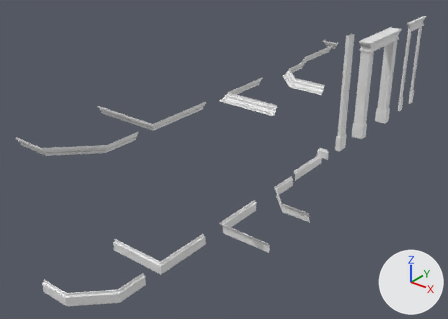
Renders of the FBX model Project Dreamer/Assets/Assets/Modular Assets/TrimPieces.fbx from each side of a commit.
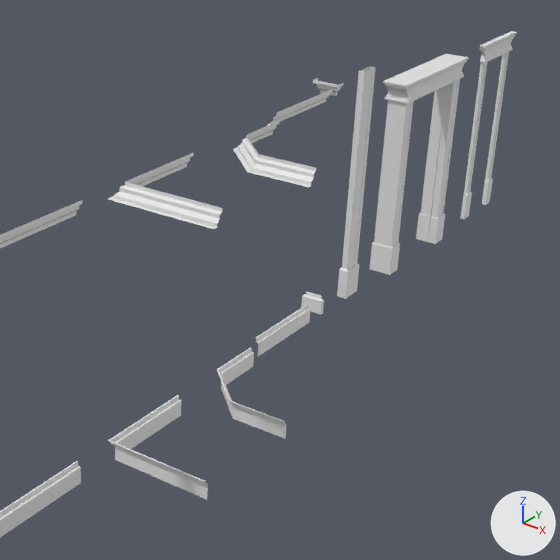
There are two pictures of each version: one whole from a camera (50 mm lens) standing at (5.69, -10.27, 5.68) and looking at (-0.9, -2.03, 0.57), one close up on the part from 37% to 100% of the width and 0% to 89% of the height. Arrows for +X, +Y and +Z are at lower right; the lights stay in place. The first two pictures are the older version. Where no turn or scale is listed for an object, it has been applied to the vertices.

In view in the first close-up: 'TrimBaseInnerCorner45Model', 'TrimBaseInnerCornerModel', 'TrimBaseModel', 'TrimBaseOuterCornerModel', 'TrimCrownInnerCorner45Model', 'TrimCrownInnerCornerModel', 'TrimCrownOuterCornerModel', 'TrimDoorframeModelModel', 'TrimPillarModelModel', 'Wall1MShelvesModel.001' and 3 more.
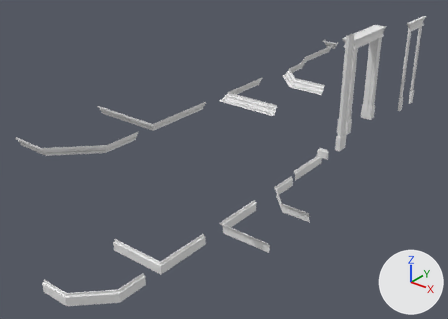
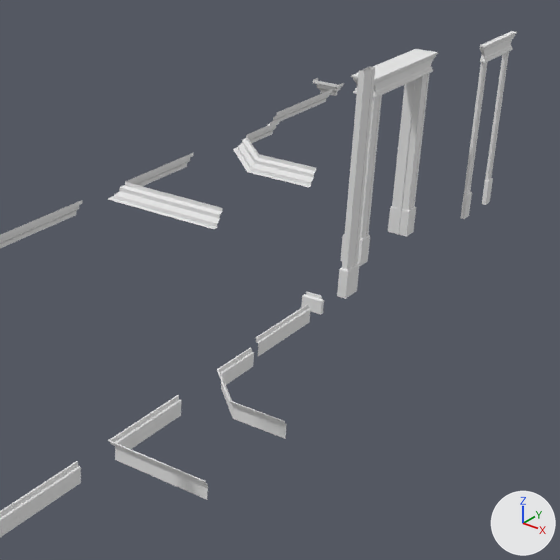
What the commit changed:
Object 'TrimDoorframeModelModel' (ob_trimdoorframemodelmodel) moves from (0.0, 2.31, 0.0) to (-0.38, 2.31, 0.0).

Boxes (x1, y1, x2, y2) around the edits, measured in the close-ups (560 x 560 px):
'TrimDoorframeModelModel', moved
    before: (370, 54, 469, 275)
    after: (340, 49, 438, 266)
